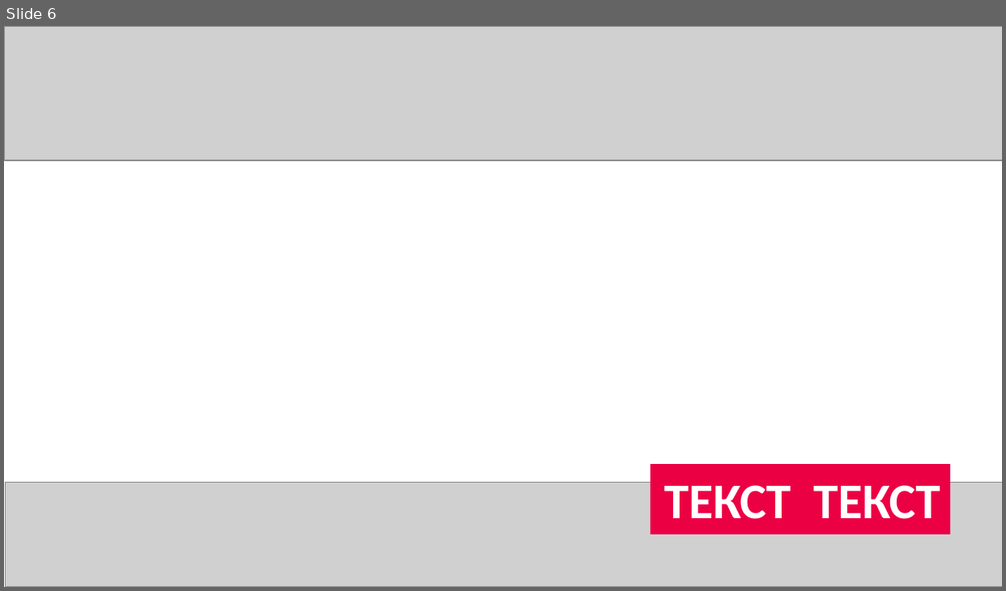
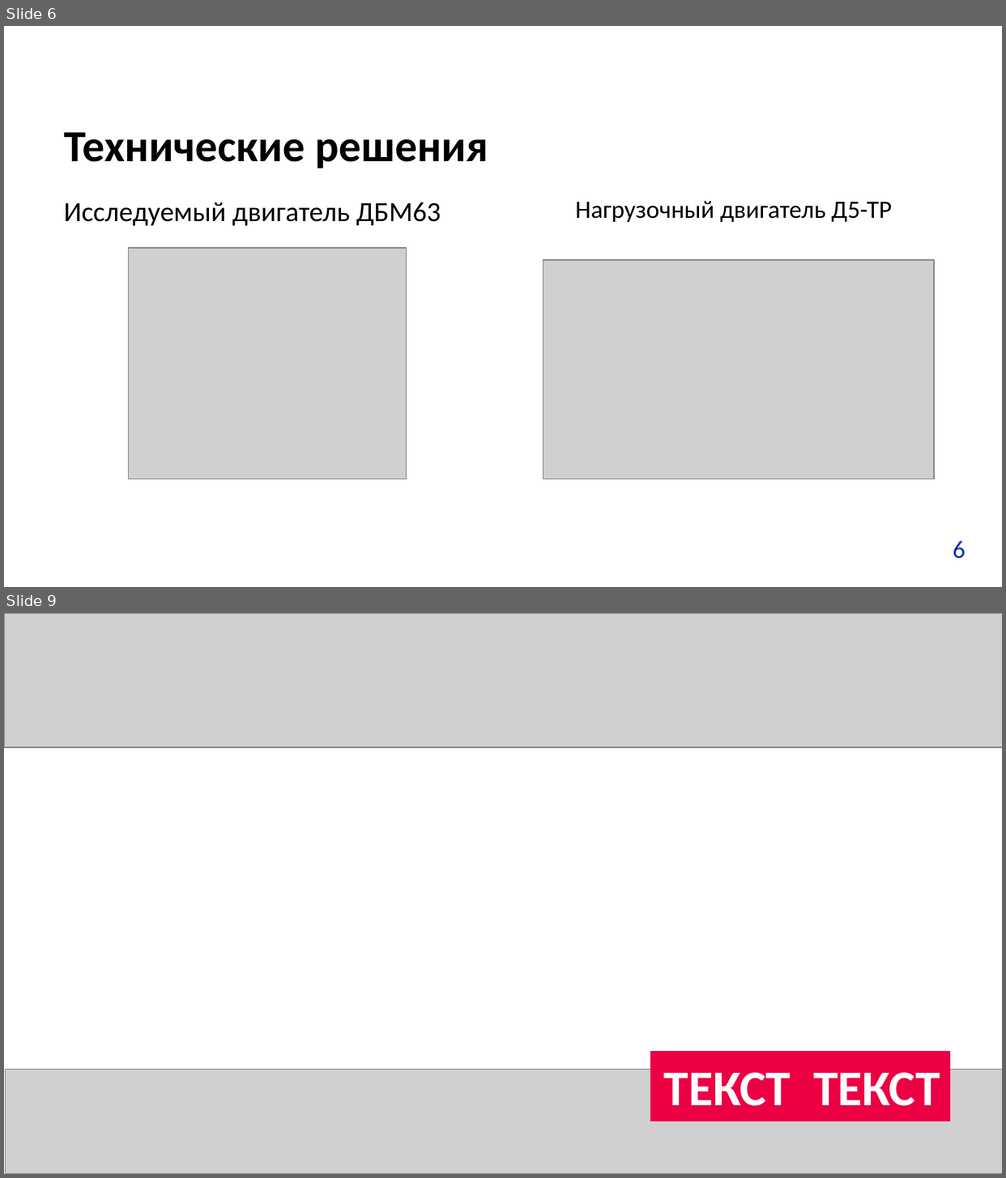
Before and after one commit to yungvldai/diploma, a slide deck: presentation/production.pptx. Shown one above the other, each under a label of ours: slide 6 before the commit, slides 6 and 9 after it; the slides between them are not shown. The pictures are 1006x591 and 1006x1178 pixels, drawn with LibreOffice and Linux fonts; fonts in the diff are those of the drawing; grey boxes stand for pictures; background and template pictures are left out. Boxes give left, top, right and bottom in pixels: in the first picture for what was removed or moved away, otherwise in the second. Text is boxed around its words. In the diff, an @@ line names an element or a change of style, - is before the commit and + after.

```diff
--- a/presentation/production.pptx
+++ b/presentation/production.pptx
@@ slide 6 added at (4,26,1002,587), background picture (left out) @@
@@ text added at (64,132,488,169), 32 pt, text #000000, bold @@
+Технические решения
@@ text added at (64,203,441,226), 20 pt, text #000000 @@
+Исследуемый двигатель ДБМ63
@@ text added at (575,201,892,222), 18 pt, text #000000 @@
+Нагрузочный двигатель Д5-ТР
@@ picture added at (128,248,405,479) @@
@@ picture added at (543,261,933,480) @@
@@ text added at (953,541,965,559), 18 pt, text #0230AC @@
+6
@@ what was slide 6 is now slide 9 @@
```
Also in this commit, not shown: 1 slide changed, 7 other slides added, 6 slides removed, 14 other files.
